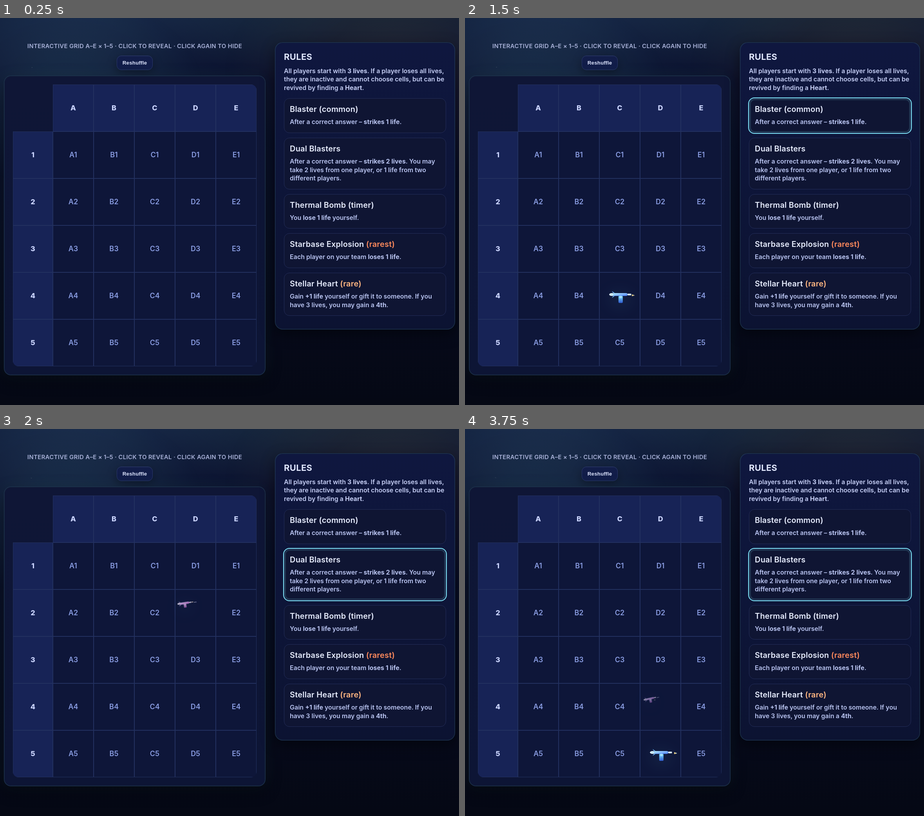
Above: before the commit, frames 1-4 (two rows, left to right).
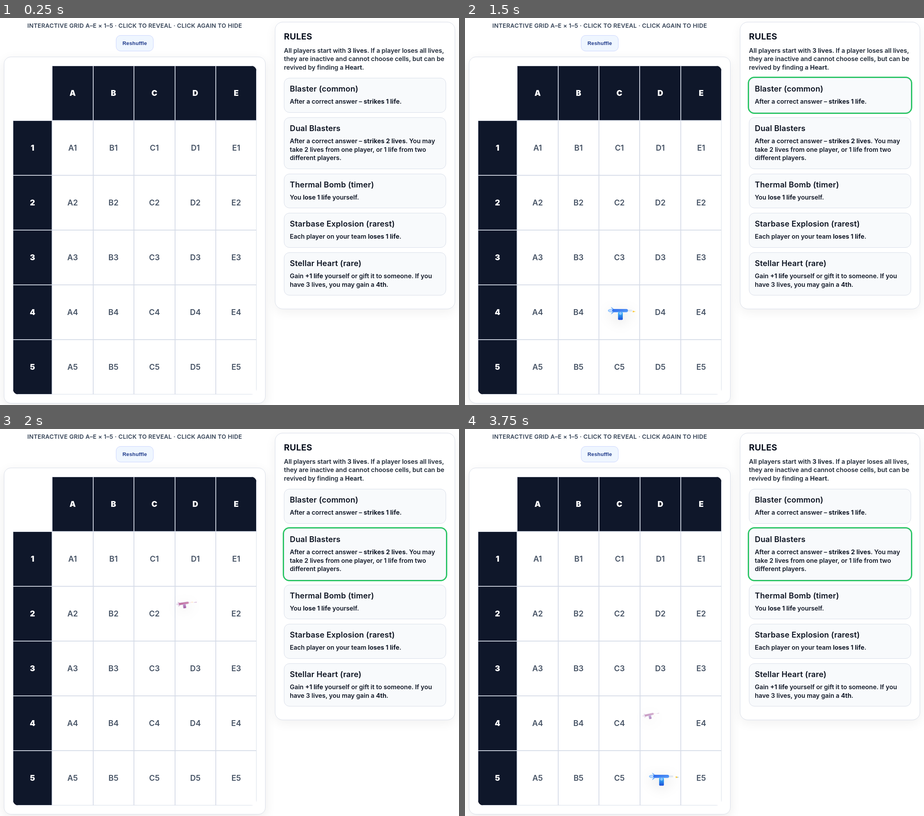
Above: after the commit, the same moments.

Repository: onomastika/game
Game: browser game, page grid.html
Two runs of this game, one before a commit and one after it. Both use one fixed random seed, a clock stepped at 60 frames per second and the inputs below.
Inputs (mouse positions are in pixels of both pictures, inside the frame that each line leads up to; where the layout moved, square brackets give the same spot in the first picture):
- Up to frame 1 (0.25 s): no input
- Up to frame 2 (1.5 s): tap Space at 1.1 s; click (621, 312) [621, 296] at 1.27 s
- Up to frame 3 (2 s): tap Space at 1.6 s; click (197, 614) at 1.87 s
- Up to frame 4 (3.75 s): tap Space every 0.5 s from 2.1 to 3.6 s; click (699, 777) [699, 754] at 2.47 s; click (662, 777) [662, 754] at 3.07 s; click (662, 723) [662, 707] at 3.67 s

The runs differ from the first frame. In frame 1, 96% of the frame differs, in the area x 0-100%, y 0-100%; in frame 2, 96%; in frame 3, 96%; in frame 4, 96%.

Commit message:
grid.html

Diff:
--- a/grid.html
+++ b/grid.html
@@ -3,99 +3,87 @@
 <head>
 <meta charset="UTF-8" />
 <meta name="viewport" content="width=device-width, initial-scale=1.0"/>
-<title>A–E × 1–5 · Space Blaster Grid</title>
+<title>A–E × 1–5 · Space Blaster Grid (High Contrast)</title>
 <style>
   :root{
-    --bgDeep:#050814; --bgNeb:#0a1030;
-    --star:rgba(255,255,255,.8);
-    --cyan:rgba(126,232,250,.16); --lime:rgba(128,255,114,.12);
-    --panel1:#0f1636; --panel2:#0d1535; --line:#233160; --hover:#1a2756;
-    --text:#eaf0ff; --sub:#a9b2d9; --radius:18px; --hi:#7ee8fa;
+    /* light theme */
+    --page:#ffffff;
+    --panel:#ffffff;
+    --panelAlt:#f8fafc;
+    --line:#d5dbe7;
+    --hover:#eef2ff;
+    --text:#0b1220;
+    --sub:#334155;
+    --headerBg:#0f172a;   /* deep navy for strong contrast on white */
+    --headerText:#ffffff;
+    --radius:18px;
+    --accent:#2563eb;     /* blue */
+    --hi:#22c55e;         /* green outline for rule highlight */
   }
   *{box-sizing:border-box}
   html,body{height:100%}
   body{
-    margin:0; color:var(--text);
+    margin:0;
+    color:var(--text);
     font:600 18px/1.35 Inter, system-ui, -apple-system, Segoe UI, Roboto, Arial, sans-serif;
-    background:
-      radial-gradient(1200px 600px at 20% -10%, var(--cyan), transparent 60%),
-      radial-gradient(1000px 520px at 82% -12%, var(--lime), transparent 65%),
-      linear-gradient(180deg, var(--bgNeb), var(--bgDeep));
-    display:grid; place-items:center; padding:24px; overflow-x:hidden;
-  }
-
-  /* subtle space BG */
-  .space-bg{
-    position:fixed; inset:0; pointer-events:none; z-index:-1;
-    background:
-      radial-gradient(600px 420px at 15% 20%, rgba(126,232,250,.10), transparent 60%),
-      radial-gradient(680px 460px at 85% 15%, rgba(255,157,89,.08), transparent 65%);
-  }
-  .space-bg::before, .space-bg::after{
-    content:""; position:absolute; inset:-10%;
-    background-image:
-      radial-gradient(2px 2px at 15% 20%, var(--star), transparent 60%),
-      radial-gradient(1.5px 1.5px at 35% 75%, var(--star), transparent 60%),
-      radial-gradient(1.2px 1.2px at 60% 30%, var(--star), transparent 60%),
-      radial-gradient(1.8px 1.8px at 80% 55%, var(--star), transparent 60%),
-      radial-gradient(1px 1px at 50% 12%, var(--star), transparent 60%),
-      radial-gradient(1px 1px at 70% 88%, var(--star), transparent 60%);
-    opacity:.28; filter:blur(.2px); animation: drift 36s linear infinite;
-  }
-  .space-bg::after{opacity:.18; animation-duration:52s; transform:scale(1.25)}
-  @keyframes drift{0%{transform:translate3d(0,0,0)}100%{transform:translate3d(-3%,-2%,0)}}
-
-  .container{width:min(96vw, 1260px); display:grid; grid-template-columns: 1fr 460px; gap:24px; align-items:start;}
+    background: var(--page);
+    display:grid; place-items:center; padding:24px;
+  }
+
+  .container{
+    width:min(96vw, 1260px);
+    display:grid; grid-template-columns: 1fr 460px; gap:24px; align-items:start;
+  }
   @media (max-width:1000px){ .container{grid-template-columns:1fr} }
 
   .board-wrap{display:flex; flex-direction:column; gap:14px; align-items:center}
   .title{font-size:15px; letter-spacing:.3px; text-transform:uppercase; color:var(--sub)}
   .toolbar{display:flex; gap:10px}
   .btn{
-    padding:10px 14px; border-radius:12px; border:1px solid #2a386b; background:#121d49;
-    color:#dfe6ff; cursor:pointer; font-weight:700; letter-spacing:.2px;
-    box-shadow:0 8px 24px rgba(0,0,0,.35), inset 0 1px 0 rgba(255,255,255,.05);
+    padding:12px 16px; border-radius:12px; border:1px solid #c7d2fe; background:#eff6ff;
+    color:#1e3a8a; cursor:pointer; font-weight:800; letter-spacing:.2px;
     transition:transform .06s ease, background .15s ease, box-shadow .15s ease;
   }
-  .btn:hover{background:#172356; transform:translateY(-1px)}
+  .btn:hover{background:#e0e7ff; transform:translateY(-1px)}
   .btn:active{transform:translateY(0)}
 
   .board{
-    padding:22px; background:linear-gradient(180deg, var(--panel1), var(--panel2));
-    border:1px solid rgba(126,232,250,.15); border-radius:var(--radius);
-    box-shadow:0 12px 38px rgba(0,0,0,.45), 0 0 0 1px rgba(128,255,114,.06) inset, 0 0 40px rgba(126,232,250,.08);
+    padding:22px; background:var(--panel);
+    border:1px solid var(--line); border-radius:var(--radius);
+    box-shadow:0 8px 28px rgba(0,0,0,.08);
   }
   table{border-collapse:separate; border-spacing:0; overflow:hidden; border-radius:14px}
-  th, td{width:120px; height:120px; text-align:center; vertical-align:middle; border:1px solid var(--line)}
-  th{background:#172356; color:#cbd5ff; font-weight:800; font-size:18px}
+  th, td{width:140px; height:140px; text-align:center; vertical-align:middle; border:1px solid var(--line)}
+  th{background:var(--headerBg); color:var(--headerText); font-weight:900; font-size:20px}
   th.corner{background:transparent; border:none}
   td.cell{
-    background:#0e1639; cursor:pointer; user-select:none; position:relative;
+    background:#fff; cursor:pointer; user-select:none; position:relative;
     transition:transform .07s ease, background .15s ease, box-shadow .15s ease;
     perspective:600px;
   }
-  td.cell:hover{background:var(--hover); transform:translateY(-1px); box-shadow:0 10px 26px rgba(33,78,162,.28), inset 0 1px 0 rgba(255,255,255,.05)}
-  td.cell:active{transform:translateY(0)}
-  .coord{font-size:18px; color:#93a7ef; opacity:.92}
+  td.cell:hover{background:var(--hover)}
+  td.cell:focus-visible{outline:3px solid var(--accent); outline-offset:-3px}
+  .coord{font-size:20px; color:#334155; opacity:.9}
   .icon{display:grid; place-items:center; width:100%; height:100%}
-  svg{width:84%; height:auto; filter: drop-shadow(0 8px 22px rgba(126,232,250,.22));}
-  .dual svg{width:92%}
-  @media (min-width:1400px){ th,td{width:132px;height:132px} svg{width:80%} .dual svg{width:88%} }
-  @media (max-width:560px){ th,td{width:86px;height:86px} .coord{font-size:16px} }
+  /* bigger icons + neutral shadow for white bg */
+  svg{width:92%; height:auto; filter: drop-shadow(0 8px 16px rgba(0,0,0,.15));}
+  .dual svg{width:98%} /* dual is visually larger */
+
+  @media (min-width:1400px){ th,td{width:156px;height:156px} svg{width:94%} .dual svg{width:100%} }
+  @media (max-width:560px){ th,td{width:100px;height:100px} .coord{font-size:18px} }
 
   .rules{
-    background:linear-gradient(180deg,#0f173f,#0c1332);
-    border:1px solid rgba(126,232,250,.16); border-radius:20px;
-    box-shadow:0 12px 36px rgba(0,0,0,.45), 0 0 0 1px rgba(128,255,114,.05) inset;
+    background:var(--panel);
+    border:1px solid var(--line); border-radius:20px;
+    box-shadow:0 8px 28px rgba(0,0,0,.06);
     padding:22px;
   }
-  .rules h2{margin:0 0 10px; font-size:22px; letter-spacing:.3px; color:#dfe6ff; text-transform:uppercase}
-  .rules .lives{margin:6px 0 16px; font-size:16px; color:#c6cff6}
-  .card{margin:12px 0; padding:14px 14px 16px; background:#0f1533; border:1px solid #242e5a; border-radius:14px}
-  .type{font-size:20px; margin:0 0 8px; color:#e7edff; letter-spacing:.2px}
-  .desc{font-size:16px; color:#bac5f2}
-  .highlight-card{outline:2px solid var(--hi); box-shadow:0 0 0 4px rgba(126,232,250,.15) inset}
-  .rare{color:#ffb782} .superrare{color:#ff8a5c}
+  .rules h2{margin:0 0 10px; font-size:22px; letter-spacing:.3px; color:#0b1220; text-transform:uppercase}
+  .rules .lives{margin:6px 0 16px; font-size:16px; color:#1f2937}
+  .card{margin:12px 0; padding:14px 14px 16px; background:var(--panelAlt); border:1px solid var(--line); border-radius:14px}
+  .type{font-size:20px; margin:0 0 8px; color:#0b1220; letter-spacing:.2px}
+  .desc{font-size:16px; color:#111827}
+  .highlight-card{outline:3px solid var(--hi)}
 
   /* reveal animations */
   .flash{animation: flash-pop .28s ease-out forwards; transform-origin:left center}
@@ -116,7 +104,6 @@
   /* timer blink */
   .timer-on{animation:blink 1s steps(2,end) infinite}
   @keyframes blink{50%{opacity:.3}}
-  /* sparks */
   .spark1{animation:s1 .4s ease-out forwards}
   .spark2{animation:s2 .45s ease-out forwards}
   @keyframes s1{from{opacity:0; transform:translate(-6px,0)}to{opacity:1; transform:translate(-28px,-18px)}}
@@ -124,9 +111,8 @@
 </style>
 </head>
 <body>
-  <div class="space-bg" aria-hidden="true"></div>
-
   <div class="container">
+    <!-- LEFT: board -->
     <div class="board-wrap">
       <div class="title">Interactive grid A–E × 1–5 · click to reveal · click again to hide</div>
       <div class="toolbar">
@@ -137,6 +123,7 @@
       </div>
     </div>
 
+    <!-- RIGHT: rules -->
     <aside class="rules" aria-label="Rules">
       <h2>Rules</h2>
       <div class="lives">All players start with <b>3 lives</b>. If a player loses all lives, they are inactive and cannot choose cells, but can be revived by finding a <b>Heart</b>.</div>
@@ -169,8 +156,8 @@
   </div>
 
 <script>
-  // ORIGINAL totals restored (25 cells): 11/6/5/2/1
-  const COUNTS = { pistol: 11, pistols: 6, bomb: 5, heart: 2, fire: 1 }; // 'fire' => starbase explosion
+  // ORIGINAL totals (25 cells): 11 / 6 / 5 / 2 / 1
+  const COUNTS = { pistol: 11, pistols: 6, bomb: 5, heart: 2, fire: 1 };
 
   const letters = ["A","B","C","D","E"];
   const size = 5;
@@ -256,62 +243,59 @@
     }
   }
 
-  // ---- ICONS ----
+  // ---- ICONS (same shapes, look crisp on white) ----
   function svgBlaster(){
     return `
     <svg viewBox="0 0 320 200" xmlns="http://www.w3.org/2000/svg" aria-label="Blaster">
       <defs>
-        <linearGradient id="rg1" x1="0" y1="0" x2="1" y2="1"><stop offset="0" stop-color="#b7f0ff"/><stop offset="1" stop-color="#4b7dff"/></linearGradient>
-        <linearGradient id="rg2" x1="0" y1="0" x2="0" y2="1"><stop offset="0" stop-color="#7be2ff"/><stop offset="1" stop-color="#2f5ad0"/></linearGradient>
+        <linearGradient id="rg1" x1="0" y1="0" x2="1" y2="1"><stop offset="0" stop-color="#2563eb"/><stop offset="1" stop-color="#60a5fa"/></linearGradient>
+        <linearGradient id="rg2" x1="0" y1="0" x2="0" y2="1"><stop offset="0" stop-color="#38bdf8"/><stop offset="1" stop-color="#1d4ed8"/></linearGradient>
       </defs>
-      <ellipse cx="84" cy="86" rx="26" ry="14" fill="#e8f6ff"/><ellipse cx="84" cy="86" rx="16" ry="8" fill="#bde9ff"/>
+      <ellipse cx="84" cy="86" rx="26" ry="14" fill="#93c5fd"/><ellipse cx="84" cy="86" rx="16" ry="8" fill="#bfdbfe"/>
       <rect x="96" y="72" rx="14" width="140" height="28" fill="url(#rg1)"/>
-      <polygon points="96,72 84,52 112,72" fill="#6fb9ff"/><polygon points="96,100 84,120 112,100" fill="#6fb9ff"/>
-      <rect x="236" y="78" width="36" height="16" rx="4" fill="#d9ecff"/>
+      <polygon points="96,72 84,52 112,72" fill="#60a5fa"/><polygon points="96,100 84,120 112,100" fill="#60a5fa"/>
+      <rect x="236" y="78" width="36" height="16" rx="4" fill="#e2e8f0"/>
       <rect x="148" y="100" rx="8" width="42" height="68" fill="url(#rg2)"/>
-      <path d="M168 98 C 182 98, 188 116, 172 124 C 156 122, 154 108, 162 102 Z" fill="#aee1ff" opacity=".9"/>
-      <g class="flash"><polygon points="272,86 300,94 272,102" fill="#fff7cd"/><polygon points="272,88 290,94 272,100" fill="#ffd971"/></g>
-      <g class="beam"><rect x="266" y="92" width="28" height="4" rx="2" fill="#b9f3ff"/><rect x="294" y="91" width="12" height="6" rx="3" fill="#67e1ff"/></g>
-    </svg>`;
-  }
-
-  /* NEW: handcrafted Dual Blasters (two different rayguns, crossed X, both firing) */
+      <path d="M168 98 C 182 98, 188 116, 172 124 C 156 122, 154 108, 162 102 Z" fill="#93c5fd" opacity=".95"/>
+      <g class="flash"><polygon points="272,86 300,94 272,102" fill="#fde68a"/><polygon points="272,88 290,94 272,100" fill="#fbbf24"/></g>
+      <g class="beam"><rect x="266" y="92" width="28" height="4" rx="2" fill="#60a5fa"/><rect x="294" y="91" width="12" height="6" rx="3" fill="#3b82f6"/></g>
+    </svg>`;
+  }
+
   function svgDualBlasters(){
     return `
     <svg viewBox="0 0 380 280" xmlns="http://www.w3.org/2000/svg" aria-label="Dual Blasters">
       <defs>
-        <!-- cyan gun -->
-        <linearGradient id="c1" x1="0" y1="0" x2="1" y2="1"><stop offset="0" stop-color="#b7f0ff"/><stop offset="1" stop-color="#4b7dff"/></linearGradient>
-        <linearGradient id="c2" x1="0" y1="0" x2="0" y2="1"><stop offset="0" stop-color="#7be2ff"/><stop offset="1" stop-color="#2f5ad0"/></linearGradient>
-        <!-- magenta gun -->
-        <linearGradient id="m1" x1="0" y1="0" x2="1" y2="1"><stop offset="0" stop-color="#ffc0ff"/><stop offset="1" stop-color="#ff5fb1"/></linearGradient>
-        <linearGradient id="m2" x1="0" y1="0" x2="0" y2="1"><stop offset="0" stop-color="#ffb4e2"/><stop offset="1" stop-color="#d0468f"/></linearGradient>
+        <linearGradient id="c1" x1="0" y1="0" x2="1" y2="1"><stop offset="0" stop-color="#2563eb"/><stop offset="1" stop-color="#60a5fa"/></linearGradient>
+        <linearGradient id="c2" x1="0" y1="0" x2="0" y2="1"><stop offset="0" stop-color="#38bdf8"/><stop offset="1" stop-color="#1d4ed8"/></linearGradient>
+        <linearGradient id="m1" x1="0" y1="0" x2="1" y2="1"><stop offset="0" stop-color="#e11d48"/><stop offset="1" stop-color="#fb7185"/></linearGradient>
+        <linearGradient id="m2" x1="0" y1="0" x2="0" y2="1"><stop offset="0" stop-color="#f472b6"/><stop offset="1" stop-color="#be185d"/></linearGradient>
       </defs>
 
-      <!-- LEFT cyan raygun -->
+      <!-- cyan gun -->
       <g class="cross-burst" transform="translate(86,112) rotate(-34)">
-        <ellipse cx="0" cy="-6" rx="20" ry="10" fill="#e8f6ff"/>
-        <ellipse cx="0" cy="-6" rx="12" ry="6" fill="#bde9ff"/>
+        <ellipse cx="0" cy="-6" rx="20" ry="10" fill="#93c5fd"/>
+        <ellipse cx="0" cy="-6" rx="12" ry="6" fill="#bfdbfe"/>
         <rect x="10" y="-16" rx="10" width="120" height="24" fill="url(#c1)"/>
-        <polygon points="10,-16 -2,-34 24,-16" fill="#6fb9ff"/>
-        <polygon points="10,8 -2,26 24,8" fill="#6fb9ff"/>
-        <rect x="130" y="-10" width="28" height="12" rx="4" fill="#d9ecff"/>
+        <polygon points="10,-16 -2,-34 24,-16" fill="#60a5fa"/>
+        <polygon points="10,8 -2,26 24,8" fill="#60a5fa"/>
+        <rect x="130" y="-10" width="28" height="12" rx="4" fill="#e2e8f0"/>
         <rect x="58" y="2" rx="6" width="32" height="52" fill="url(#c2)"/>
-        <g class="flash"><polygon points="158,-4 182,2 158,8" fill="#fff7cd"/><polygon points="158,-2 174,2 158,6" fill="#ffd971"/></g>
-        <g class="beam"><rect x="154" y="2" width="24" height="4" rx="2" fill="#b9f3ff"/><rect x="178" y="1" width="10" height="6" rx="3" fill="#67e1ff"/></g>
+        <g class="flash"><polygon points="158,-4 182,2 158,8" fill="#fde68a"/><polygon points="158,-2 174,2 158,6" fill="#fbbf24"/></g>
+        <g class="beam"><rect x="154" y="2" width="24" height="4" rx="2" fill="#60a5fa"/><rect x="178" y="1" width="10" height="6" rx="3" fill="#3b82f6"/></g>
       </g>
 
-      <!-- RIGHT magenta raygun (mirrored) -->
+      <!-- magenta gun -->
       <g class="cross-burst" transform="translate(294,168) rotate(146)">
-        <ellipse cx="0" cy="-6" rx="20" ry="10" fill="#ffe8f8"/>
-        <ellipse cx="0" cy="-6" rx="12" ry="6" fill="#ffd6f1"/>
+        <ellipse cx="0" cy="-6" rx="20" ry="10" fill="#fecdd3"/>
+        <ellipse cx="0" cy="-6" rx="12" ry="6" fill="#fbcfe8"/>
         <rect x="10" y="-16" rx="10" width="120" height="24" fill="url(#m1)"/>
-        <polygon points="10,-16 -2,-34 24,-16" fill="#ff9edd"/>
-        <polygon points="10,8 -2,26 24,8" fill="#ff9edd"/>
-        <rect x="130" y="-10" width="28" height="12" rx="4" fill="#ffe2f3"/>
+        <polygon points="10,-16 -2,-34 24,-16" fill="#fb7185"/>
+        <polygon points="10,8 -2,26 24,8" fill="#fb7185"/>
+        <rect x="130" y="-10" width="28" height="12" rx="4" fill="#ffe4e6"/>
         <rect x="58" y="2" rx="6" width="32" height="52" fill="url(#m2)"/>
-        <g class="flash"><polygon points="158,-4 182,2 158,8" fill="#fff1f8"/><polygon points="158,-2 174,2 158,6" fill="#ffc6e8"/></g>
-        <g class="beam"><rect x="154" y="2" width="24" height="4" rx="2" fill="#ffd3f3"/><rect x="178" y="1" width="10" height="6" rx="3" fill="#ff9edf"/></g>
+        <g class="flash"><polygon points="158,-4 182,2 158,8" fill="#ffe4e6"/><polygon points="158,-2 174,2 158,6" fill="#fbcfe8"/></g>
+        <g class="beam"><rect x="154" y="2" width="24" height="4" rx="2" fill="#fb7185"/><rect x="178" y="1" width="10" height="6" rx="3" fill="#e11d48"/></g>
       </g>
     </svg>`;
   }
@@ -320,23 +304,23 @@
     return `
     <svg viewBox="0 0 320 320" xmlns="http://www.w3.org/2000/svg" aria-label="Thermal Bomb">
       <defs>
-        <radialGradient id="metal" cx="50%" cy="45%" r="60%"><stop offset="0" stop-color="#eef4ff"/><stop offset="1" stop-color="#7ba0c9"/></radialGradient>
-        <linearGradient id="slot" x1="0" y1="0" x2="1" y2="0"><stop offset="0" stop-color="#1c2a44"/><stop offset="1" stop-color="#304662"/></linearGradient>
-        <linearGradient id="stripeY" x1="0" y1="0" x2="1" y2="0"><stop offset="0" stop-color="#ffcc00"/><stop offset="1" stop-color="#ff9900"/></linearGradient>
+        <radialGradient id="metal" cx="50%" cy="45%" r="60%"><stop offset="0" stop-color="#e5e7eb"/><stop offset="1" stop-color="#9ca3af"/></radialGradient>
+        <linearGradient id="slot" x1="0" y1="0" x2="1" y2="0"><stop offset="0" stop-color="#1f2937"/><stop offset="1" stop-color="#374151"/></linearGradient>
+        <linearGradient id="stripeY" x1="0" y1="0" x2="1" y2="0"><stop offset="0" stop-color="#f59e0b"/><stop offset="1" stop-color="#fbbf24"/></linearGradient>
       </defs>
       <g class="bomb-glow">
-        <circle cx="160" cy="172" r="100" fill="url(#metal)" stroke="#122033" stroke-width="2"/>
+        <circle cx="160" cy="172" r="100" fill="url(#metal)" stroke="#111827" stroke-width="2"/>
         <g transform="translate(80,160)"><rect x="0" y="0" width="160" height="18" rx="9" fill="url(#slot)"/>
           <g transform="translate(4,0)">${Array.from({length:10}).map((_,i)=>`<polygon points="${i*16},0 ${i*16+10},0 ${i*16+6},18 ${i*16-4},18" fill="url(#stripeY)"/>`).join('')}</g>
         </g>
-        <rect x="110" y="120" width="12" height="10" rx="2" fill="#21324f"/>
-        <rect x="198" y="120" width="12" height="10" rx="2" fill="#21324f"/>
-        <rect x="92" y="140" width="14" height="10" rx="2" fill="#21324f"/>
-        <rect x="214" y="140" width="14" height="10" rx="2" fill="#21324f"/>
-        <rect x="128" y="190" width="64" height="34" rx="6" fill="#0f1b33" stroke="#2a3c5a"/>
-        <text x="160" y="213" text-anchor="middle" font-family="Consolas, monospace" font-size="20" fill="#ff4d4d" class="timer-on">00:02</text>
-        <circle class="spark1" cx="230" cy="122" r="3" fill="#ffbb66"/>
-        <circle class="spark2" cx="88"  cy="126" r="3" fill="#ffc477"/>
+        <rect x="110" y="120" width="12" height="10" rx="2" fill="#374151"/>
+        <rect x="198" y="120" width="12" height="10" rx="2" fill="#374151"/>
+        <rect x="92" y="140" width="14" height="10" rx="2" fill="#374151"/>
+        <rect x="214" y="140" width="14" height="10" rx="2" fill="#374151"/>
+        <rect x="128" y="190" width="64" height="34" rx="6" fill="#111827" stroke="#374151"/>
+        <text x="160" y="213" text-anchor="middle" font-family="Consolas, monospace" font-size="20" fill="#ef4444" class="timer-on">00:02</text>
+        <circle class="spark1" cx="230" cy="122" r="3" fill="#f59e0b"/>
+        <circle class="spark2" cx="88"  cy="126" r="3" fill="#fbbf24"/>
       </g>
     </svg>`;
   }
@@ -344,7 +328,7 @@
   function svgStellarHeart(){
     return `
     <svg viewBox="0 0 300 240" xmlns="http://www.w3.org/2000/svg" aria-label="Stellar Heart">
-      <defs><linearGradient id="hg" x1="0" y1="0" x2="1" y2="1"><stop offset="0" stop-color="#ffb7ff"/><stop offset="1" stop-color="#ff5fcf"/></linearGradient></defs>
+      <defs><linearGradient id="hg" x1="0" y1="0" x2="1" y2="1"><stop offset="0" stop-color="#fb7185"/><stop offset="1" stop-color="#e11d48"/></linearGradient></defs>
       <g class="pulse"><path d="M150 220 C 60 156, 38 108, 66 74 C 90 44, 128 48, 150 80 C 172 48, 210 44, 234 74 C 262 108, 240 156, 150 220 Z" fill="url(#hg)"/></g>
     </svg>`;
   }
@@ -353,12 +337,12 @@
     return `
     <svg viewBox="0 0 300 300" xmlns="http://www.w3.org/2000/svg" aria-label="Starbase Explosion">
       <defs>
-        <radialGradient id="core" cx="50%" cy="50%" r="55%"><stop offset="0" stop-color="#fff6cc"/><stop offset="1" stop-color="#ff944d"/></radialGradient>
-        <radialGradient id="ring" cx="50%" cy="50%" r="70%"><stop offset="0" stop-color="rgba(255,255,255,.6)"/><stop offset="1" stop-color="rgba(255,255,255,0)"/></radialGradient>
+        <radialGradient id="core" cx="50%" cy="50%" r="55%"><stop offset="0" stop-color="#fef3c7"/><stop offset="1" stop-color="#f59e0b"/></radialGradient>
+        <radialGradient id="ring" cx="50%" cy="50%" r="70%"><stop offset="0" stop-color="rgba(0,0,0,.08)"/><stop offset="1" stop-color="rgba(0,0,0,0)"/></radialGradient>
       </defs>
       <g class="shockwave"><circle cx="150" cy="150" r="110" fill="url(#ring)"/></g>
       <circle cx="150" cy="150" r="66" fill="url(#core)"/>
-      <polygon points="150,150 178,138 184,162" fill="#bfe2ff"/><polygon points="150,150 122,136 116,162" fill="#98c8ff"/><polygon points="150,150 154,176 170,170" fill="#d7ecff"/>
+      <polygon points="150,150 178,138 184,162" fill="#60a5fa"/><polygon points="150,150 122,136 116,162" fill="#93c5fd"/><polygon points="150,150 154,176 170,170" fill="#3b82f6"/>
     </svg>`;
   }
 
